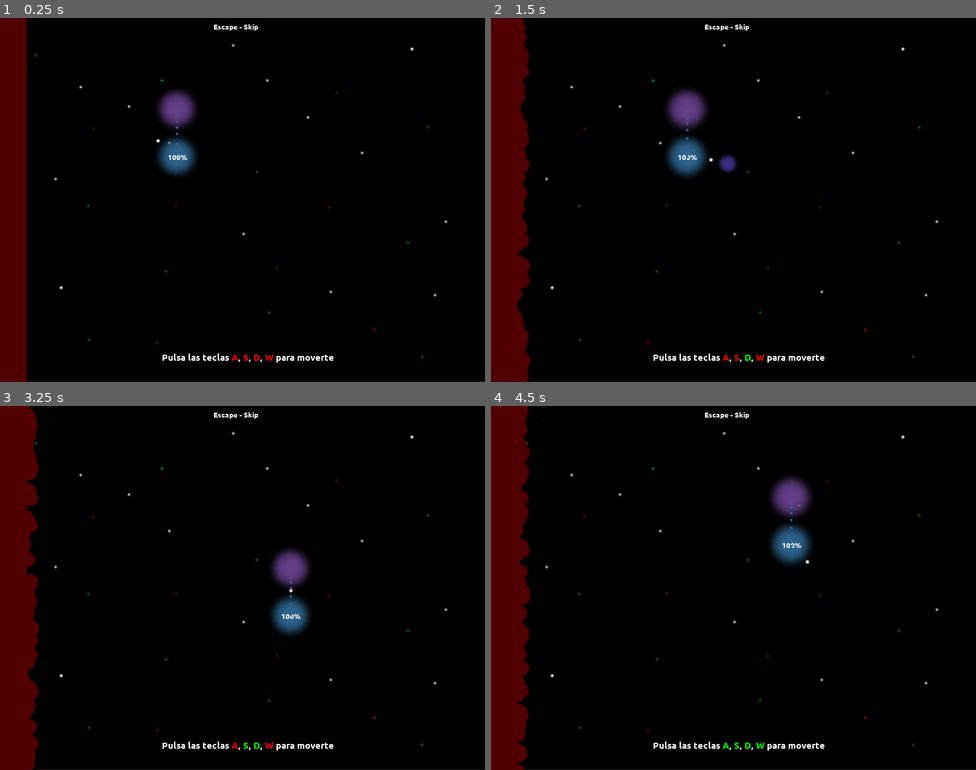
Above: before the commit, frames 1-4 (two rows, left to right).
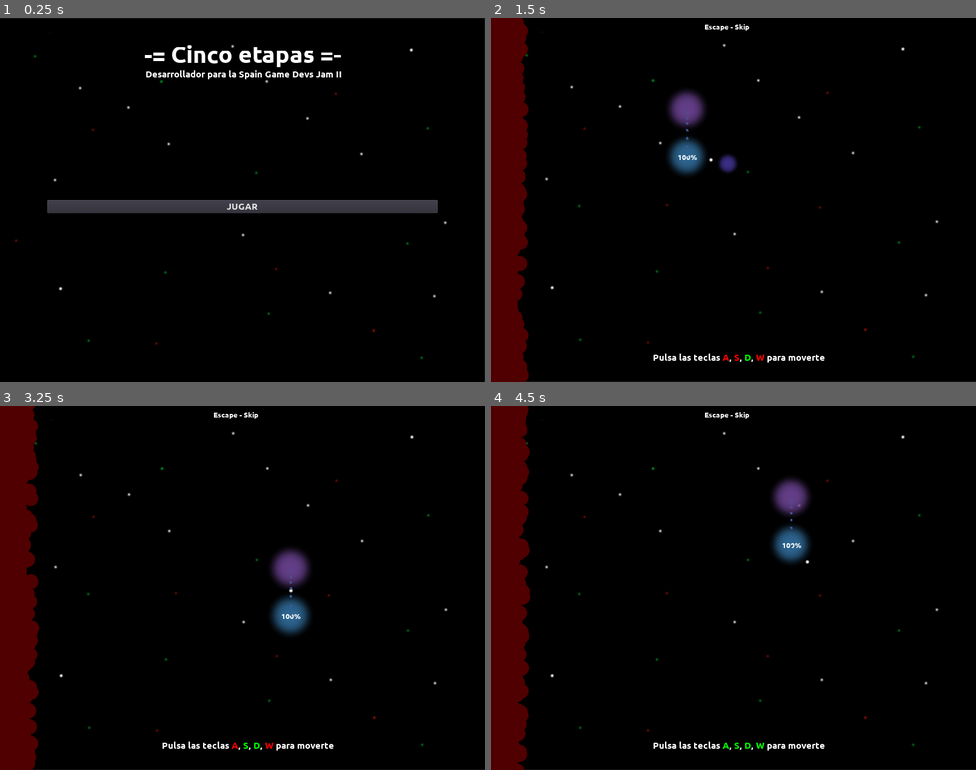
Above: after the commit, the same moments.

Repository: moisesjbc/cinco-etapas
Game: Godot game, scene res://menus/main_menu/main_menu.tscn
The game is run twice, just before and just after one commit, with the same random seed, the same clock (stepped at 60 frames per second) and the same inputs. Before the commit the project starts from res://scenes/main_scene/main_scene.tscn.
Inputs (mouse positions are in pixels of both pictures, inside the frame that each line leads up to):
- Up to frame 1 (0.25 s): no input
- Up to frame 2 (1.5 s): click (733, 207) at 0.5 s, where only the run after the commit has a clickable "JUGAR"; tap Enter at 1.25 s; move the mouse to (840, 181) at 1.27 s; hold Right (ui_right) from 1.28 s (still down); click (840, 181) at 1.42 s
- Up to frame 3 (3.25 s): tap Space at 1.52, 2.27 s; move the mouse to (145, 606) at 2.02 s; release Right (ui_right) at 2.03 s; hold Down (ui_down) 2.03-2.78 s; move the mouse to (291, 507) at 2.77 s; hold Right (ui_right) from 2.78 s (still down)
- Up to frame 4 (4.5 s): move the mouse to (709, 660) at 3.52 s; release Right (ui_right) at 3.53 s; hold Up (ui_up) 3.53-4.28 s; click (709, 660) at 3.67 s; tap Space at 3.77 s; move the mouse to (879, 642) at 4.27 s; hold Left (ui_left) from 4.28 s (still down)

The runs differ from the first frame. In frame 1, 12% of the frame differs, in the area x 0-100%, y 0-100%; in frame 2, 0.3%; in frame 3, less than 0.1%; in frame 4, less than 0.1%.

Commit message:
Added main menu

Diff:
--- /dev/null
+++ b/godot-project/fonts/font.tres
@@ -0,0 +1,7 @@
+[gd_resource type="DynamicFont" load_steps=2 format=2]
+
+[ext_resource path="res://fonts/Ubuntu-B.ttf" type="DynamicFontData" id=1]
+
+[resource]
+size = 20
+font_data = ExtResource( 1 )
--- /dev/null
+++ b/godot-project/menus/main_menu/main_menu.gd
@@ -0,0 +1,4 @@
+extends Control
+
+func _on_play_button_pressed():
+	get_tree().change_scene("res://scenes/main_scene/main_scene.tscn")
--- /dev/null
+++ b/godot-project/menus/main_menu/main_menu.tscn
@@ -0,0 +1,81 @@
+[gd_scene load_steps=5 format=2]
+
+[ext_resource path="res://scenes/main_scene/background.png" type="Texture" id=1]
+[ext_resource path="res://menus/main_menu/main_menu.gd" type="Script" id=2]
+[ext_resource path="res://fonts/Ubuntu-B.ttf" type="DynamicFontData" id=3]
+
+[sub_resource type="DynamicFont" id=1]
+size = 50
+font_data = ExtResource( 3 )
+
+[node name="main_menu" type="Control"]
+anchor_right = 1.0
+anchor_bottom = 1.0
+script = ExtResource( 2 )
+__meta__ = {
+"_edit_use_anchors_": false
+}
+
+[node name="background" type="Sprite" parent="."]
+position = Vector2( 511.17, 384.871 )
+texture = ExtResource( 1 )
+
+[node name="margin_container" type="MarginContainer" parent="."]
+anchor_right = 1.0
+anchor_bottom = 1.0
+margin_top = -2.0
+margin_bottom = -2.0
+custom_constants/margin_right = 100
+custom_constants/margin_top = 50
+custom_constants/margin_left = 100
+custom_constants/margin_bottom = 50
+__meta__ = {
+"_edit_use_anchors_": false
+}
+
+[node name="root_vbox_container" type="VBoxContainer" parent="margin_container"]
+margin_left = 100.0
+margin_top = 50.0
+margin_right = 924.0
+margin_bottom = 718.0
+size_flags_horizontal = 3
+size_flags_vertical = 3
+
+[node name="title_margin_container" type="MarginContainer" parent="margin_container/root_vbox_container"]
+margin_right = 824.0
+margin_bottom = 332.0
+size_flags_horizontal = 3
+size_flags_vertical = 3
+
+[node name="title_vbox_container" type="VBoxContainer" parent="margin_container/root_vbox_container/title_margin_container"]
+margin_right = 824.0
+margin_bottom = 332.0
+
+[node name="title_label" type="Label" parent="margin_container/root_vbox_container/title_margin_container/title_vbox_container"]
+margin_right = 824.0
+margin_bottom = 57.0
+size_flags_vertical = 1
+custom_fonts/font = SubResource( 1 )
+text = "-= Cinco etapas =-"
+align = 1
+valign = 1
+
+[node name="made_for_label" type="Label" parent="margin_container/root_vbox_container/title_margin_container/title_vbox_container"]
+margin_top = 61.0
+margin_right = 824.0
+margin_bottom = 75.0
+text = "Desarrollador para la Spain Game Devs Jam II"
+align = 1
+
+[node name="vbox_container" type="VBoxContainer" parent="margin_container/root_vbox_container"]
+margin_top = 336.0
+margin_right = 824.0
+margin_bottom = 668.0
+size_flags_horizontal = 3
+size_flags_vertical = 3
+
+[node name="play_button" type="Button" parent="margin_container/root_vbox_container/vbox_container"]
+margin_right = 824.0
+margin_bottom = 20.0
+text = "JUGAR"
+[connection signal="pressed" from="margin_container/root_vbox_container/vbox_container/play_button" to="." method="_on_play_button_pressed"]
--- a/godot-project/project.godot
+++ b/godot-project/project.godot
@@ -16,7 +16,7 @@
 [application]
 
 config/name="godot-project"
-run/main_scene="res://scenes/main_scene/main_scene.tscn"
+run/main_scene="res://menus/main_menu/main_menu.tscn"
 config/icon="res://icon.png"
 
 [display]
@@ -26,6 +26,10 @@
 mouse_cursor/custom_image_hotspot=Vector2( 16, 16 )
 window/stretch/mode="2d"
 window/stretch/aspect="keep_width"
+
+[gui]
+
+theme/custom_font="res://fonts/font.tres"
 
 [input]
 
